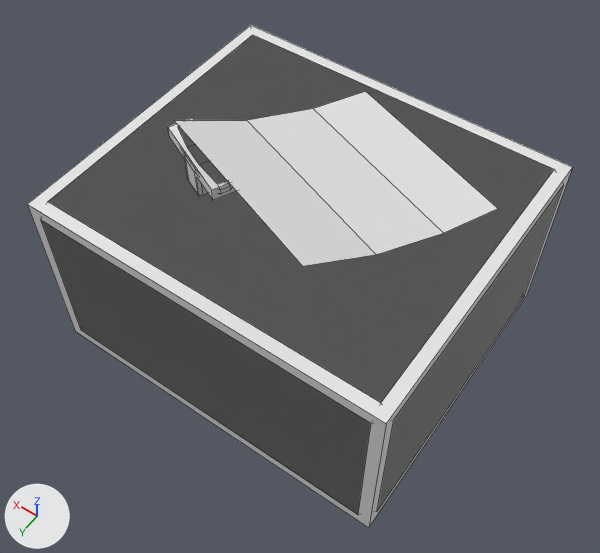
An edit to the Blender file assets/3d/high/Musicbox.blend, drawn before and after from the same camera.
Both versions are drawn from a 50 mm lens placed at (-0.0609, 0.0868, 0.1487), pointed at (-0.0031, 0.0059, 0.0215). Lighting does not change. The marker at lower left points along +X, +Y and +Z. The picture after the commit comes second. Mesh edges are drawn as thin lines.

The scene before the commit, as lines of its bpy script (objects in view):
```python
mat_musicboxmaterial = principled_material('MusicboxMaterial')
mat_musicboxmaterial.base_color = (0.8, 0.8, 0.8)  # white #e7e7e7
me_cube = bpy.data.meshes.new('Cube')
me_cube.from_pydata(...)  # a box spanning x -0.0375..0.0375, y -0.0325..0.0325, z -0.02..0.02
me_cube.polygons.foreach_set('use_smooth', [True] * 6)
me_cube.materials.append(mat_musicboxmaterial)  # white #e7e7e7
me_cube_002 = bpy.data.meshes.new('Cube.002')
me_cube_002.from_pydata(...)  # 16 vertices, 10 faces; spans x -0.009..0.009, y -0.0025..0.0025, z -0.0025..0.005
me_cube_002.materials.append(None)
me_cube_003 = bpy.data.meshes.new('Cube.003')
me_cube_003.from_pydata(...)  # a box spanning x -0.0375..0.0375, y -0.0325..0.0325, z -0.02..0.02
me_cube_003.materials.append(None)
ob_keyshadow = bpy.data.objects.new('KeyShadow', me_cube_002)
ob_keyshadow.parent = ob_key
ob_keyshadow.matrix_parent_inverse = Matrix(((0.906, -0.423, 0.0, -0.00937), (0.423, 0.906, 0.0, -0.0154), (0.0, 0.0, 1.0, -0.0425), (0.0, 0.0, 0.0, 1.0)))
ob_keyshadow.location = (0.015, 0.01, 0.0425)
ob_keyshadow.rotation_euler = (0.0, 0.0, -0.436)  # degrees (0, 0, -25)
ob_musicbox = bpy.data.objects.new('Musicbox', me_cube)
ob_musicbox.location = (0.0, 0.0, 0.02)
_m = ob_musicbox.modifiers.new('Bevel', 'BEVEL')
_m.width = 0.0025
_m.width_pct = 0.0025
ob_musicboxshadow = bpy.data.objects.new('MusicboxShadow', me_cube_003)
ob_musicboxshadow.parent = ob_musicbox
ob_musicboxshadow.matrix_parent_inverse = Matrix(((1.0, 0.0, 0.0, 0.0), (0.0, 1.0, 0.0, 0.0), (0.0, 0.0, 1.0, -0.02), (0.0, 0.0, 0.0, 1.0)))
ob_musicboxshadow.location = (0.0, 0.0, 0.02)
# also in view: 'Key' at (0.015, 0.01, 0.0437); 'Note' at (-0.0057, -0.002, 0.0467)
```
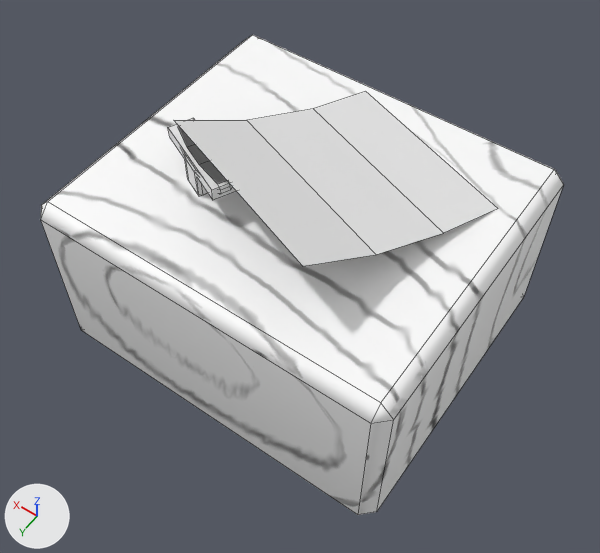
Pixel boxes (x1, y1, x2, y2) of what changed, in the pictures (600 x 553 px):
'Musicbox', surface changed (lighter): (41, 35, 563, 515) in both
'MusicboxShadow', hidden: before (27, 25, 573, 528)

What the commit changed:
Picture 'musicbox_texture' (img_musicbox_texture) is new.
In material 'MusicboxMaterial' (mat_musicboxmaterial), base_color is no longer (0.8, 0.8, 0.8), white #e7e7e7.
In material 'MusicboxMaterial' (mat_musicboxmaterial), texture is now set to img_musicbox_texture.
Object 'MusicboxShadow' (ob_musicboxshadow) is now hidden.
